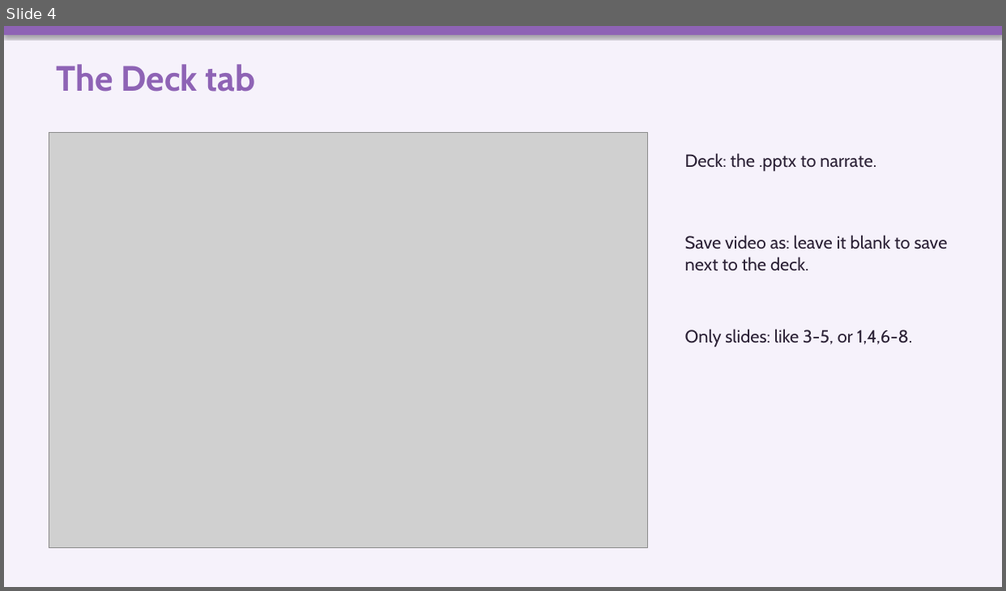
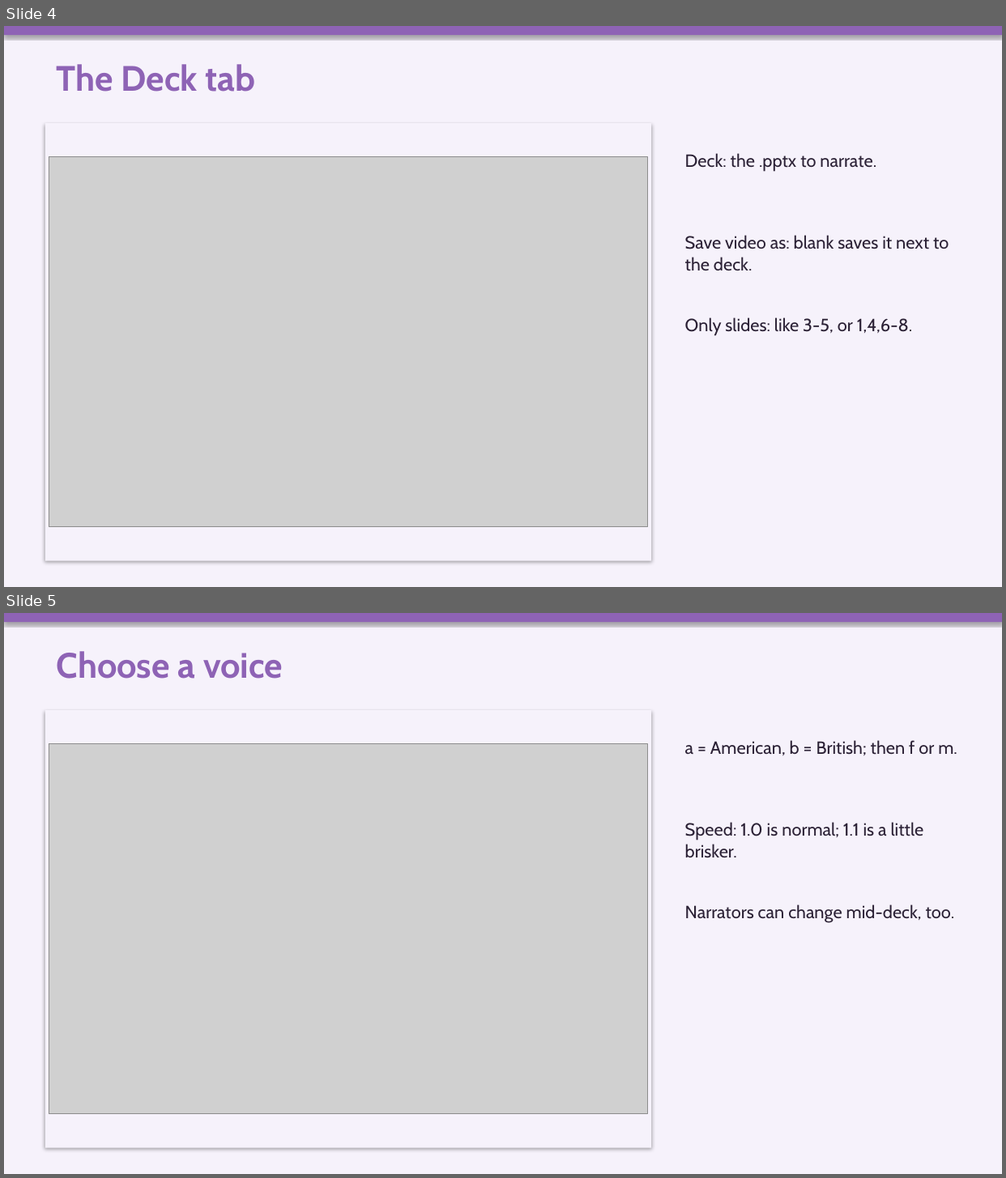
Before and after one commit to mikesimone/deck-narrator, a slide deck: examples/how-to/deck-narrator-how-to.pptx. Shown one above the other, each under a label of ours: slide 4 before the commit, slides 4 and 5 after it. The pictures are 1006x591 and 1006x1178 pixels, drawn with LibreOffice and Linux fonts; fonts in the diff are those of the drawing; grey boxes stand for pictures. Boxes give left, top, right and bottom in pixels: in the first picture for what was removed or moved away, otherwise in the second. Text is boxed around its words. In the diff, an @@ line names an element or a change of style, - is before the commit and + after.

```diff
--- a/examples/how-to/deck-narrator-how-to.pptx
+++ b/examples/how-to/deck-narrator-how-to.pptx
@@ slide 5 added at (4, 613, 1002, 1174), background #F6F2FB @@
@@ rectangle added at (4, 613, 1002, 622), fill #8E63B5 @@
@@ text added at (56, 651, 283, 679), 34 pt, text #8E63B5, bold @@
+Choose a voice
@@ rectangle added at (45, 710, 651, 1148), fill #F6F2FB @@
@@ picture added at (49, 744, 648, 1114) @@
@@ text added at (685, 740, 957, 756), 17 pt, text #2B2135 @@
+a = American, b = British; then f or m.
@@ text added at (685, 822, 924, 858), 17 pt, text #2B2135 @@
+Speed: 1.0 is normal; 1.1 is a little brisker.
@@ text added at (685, 905, 955, 923), 17 pt, text #2B2135 @@
+Narrators can change mid-deck, too.
@@ slide 4 changed as well @@
@@ rectangle added at (45, 123, 651, 561), fill #F6F2FB @@
@@ picture: place and size @@
-picture at (49, 133, 648, 548)
+picture at (49, 157, 648, 527)
@@ text at (685, 235, 948, 271): text changed @@
-Save video as: leave it blank to save next to the deck.
+Save video as: blank saves it next to the deck.
@@ text "Only slides: like 3-5, or ...": place and size @@
-text "Only slides: like 3-5, or ..." at (685, 329, 912, 348)
+text "Only slides: like 3-5, or ..." at (685, 318, 912, 336)
```
Also in this commit, not shown: 8 other slides changed, 8 other slides added, 6 slides removed, 4 other files.
